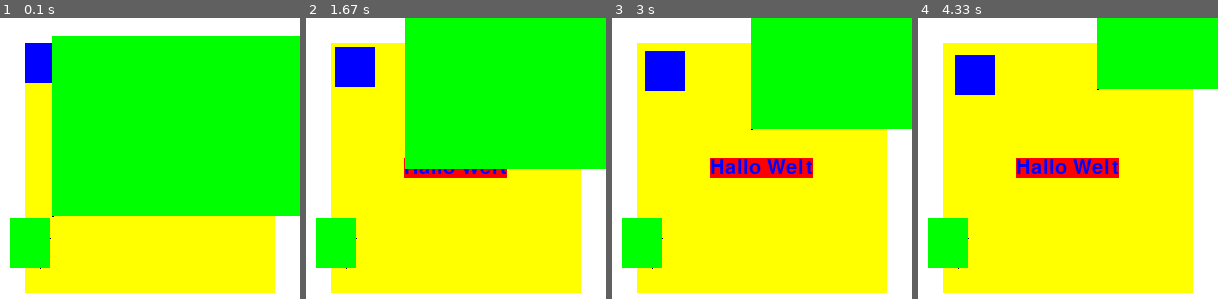
Above: before the commit, frames 1-4 (left to right).
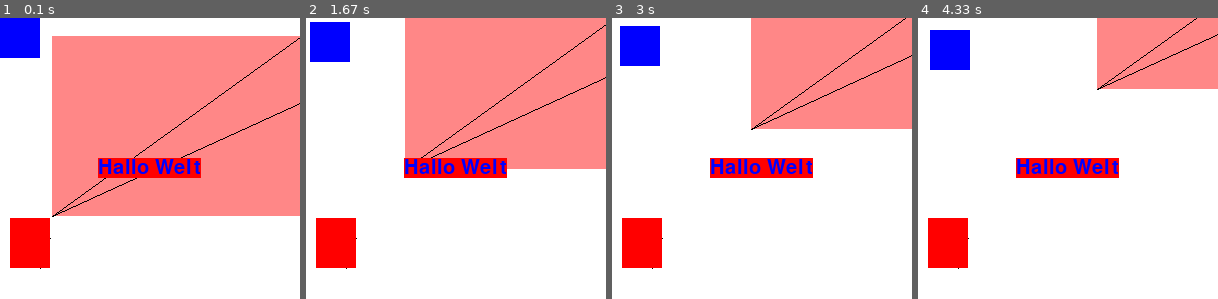
Above: after the commit, the same moments.

Repository: coderdojoka/py2cd
Game: pygame game, started from beispiele/beispiel_1.py
Same seed, same stepped clock (60 frames per second), same inputs: the game is played once before the commit and once after it.
Inputs:
- Up to frame 1 (0.1 s): no input
- Up to frame 2 (1.67 s): no input
- Up to frame 3 (3 s): no input
- Up to frame 4 (4.33 s): no input

The runs differ from the first frame. In frame 1, 84% of the frame differs, in the area x 0-100%, y 0-98%; in frame 2, 85%, in the area x 1-100%, y 0-98%; in frame 3, 81%; in frame 4, 78%.

Commit message:
Beispiele gefixxt und kommentiert

Diff:
--- a/beispiele/anim_test.py
+++ b/beispiele/anim_test.py
@@ -1,22 +1,23 @@
-# Hack
-import sys
-sys.path.append('..')
-
 __author__ = 'Mark Weinreuter'
 
+import os
+import sys
+
+# wir sind in beispiele
+os.chdir("../../")
+sys.path.append("py2cd")
+
 from py2cd.spiel import *
-
 from py2cd.anim import Animation
 
 
 def aktualiserungs_funktion(t):
     pass
 
-
 Spiel.init(400, 400, "Hallo Animation", aktualiserungs_funktion)
 HINTER_GRUND = (100, 50, 50)
 
-zf = Spiel.lese_zeichen_flaeche()
+zf = Spiel.gib_zeichen_flaeche()
 zf.farbe = HINTER_GRUND
 
 zeit = 1000 / 11
@@ -33,21 +34,27 @@
                       ('testimages/bolt_strike_0007.png', zeit),
                       ('testimages/bolt_strike_0008.png', zeit),
                       ('testimages/bolt_strike_0009.png', zeit),
-                      ('testimages/bolt_strike_0010.png', zeit)])
+                      ('testimages/bolt_strike_0010.png', zeit)], alpha=False)
 
 boltAnim.start()
 boltAnim.setze_wiederhole(True)
-boltAnim.setze_position(100, 50)
+boltAnim.setze_position(200, 250)
+boltAnim.abstand_oben = 0
+boltAnim.abstand_rechts = Spiel.breite - boltAnim.breite - 10
+boltAnim.zentriere_horizontal()
 zeit = 1000 / 6
 fireAnim = Animation([("testimages/flame_a_0001.png", zeit),
                       ("testimages/flame_a_0002.png", zeit),
                       ("testimages/flame_a_0003.png", zeit),
                       ("testimages/flame_a_0004.png", zeit),
                       ("testimages/flame_a_0005.png", zeit),
-                      ("testimages/flame_a_0006.png", zeit)])
+                      ("testimages/flame_a_0006.png", zeit)], False, False)
 fireAnim.start()
 fireAnim.setze_wiederhole(True)
 fireAnim.setze_position(200, 200)
+fireAnim.abstand_unten = 0
+fireAnim.abstand_links = 12
+fireAnim.zentriere_vertikal()
 
 Spiel.registriere_taste_gedrueckt(K_p, lambda a, b: boltAnim.pause())
 Spiel.registriere_taste_gedrueckt(K_s, lambda a, b: boltAnim.start())
--- a/beispiele/beispiel_1.py
+++ b/beispiele/beispiel_1.py
@@ -1,8 +1,11 @@
 __author__ = 'Mark Weinreuter'
 
-# Hack
+import os
 import sys
-sys.path.append('..')
+
+# wir sind in beispiele
+os.chdir("../../")
+sys.path.append("py2cd")
 
 from py2cd.poly import Linien, Polygon
 from py2cd.spiel import Spiel
@@ -13,35 +16,27 @@
 
 
 def aktualisiere(dt):
-    # t.aendere_position(0, 1)
-
-    print(p.x, p.x)
-    print(p.y, p.y)
-
     l.aendere_position(1, -1)
     p_box.aendere_position(1, -1)
     r.aendere_position(.1, .1)
 
-    # flaeche.aendere_position(1, .1)
-
 
 Spiel.init(300, 300, "Hallo Welt", aktualisiere)
-zf = Spiel.lese_zeichen_flaeche()
-flaeche = ZeichenFlaeche(0, 0, neue_pygame_flaeche(250, 250, False), zf, GELB)
+zf = Spiel.gib_zeichen_flaeche()
+flaeche = ZeichenFlaeche(0, 0, neue_pygame_flaeche(300, 300, True), zf, (0, 0, 0, 0))
 
 p = Polygon([(20, 200), (10, 240), (40, 250), (50, 220)], zf)
-l = Linien([(300, 20), (400, 40), (50, 200)],  zf, True)
+l = Linien([(300, 20), (400, 40), (50, 200)], zf, True)
 r = Rechteck(0, 0, 40, 40, zf, BLAU)
 
 schrift = Schrift(20)
 t = Text("Hallo Welt", 200, 0, schrift, zf, BLAU, ROT)
 
-p_box = Rechteck(p.x, p.y, p.breite, p.hoehe, zf,  GRUEN)
-p_box = Rechteck(l.x, l.y, l.breite, l.hoehe, zf, GRUEN)
-
+p_box = Rechteck(p.x, p.y, p.breite, p.hoehe, zf, ROT)
+p_box = Rechteck(l.x, l.y, l.breite, l.hoehe, zf, (255, 0, 0, 120))
 
 flaeche.zentriere()
-flaeche.fuege_hinzu(r)
+flaeche.fuege_hinzu(p_box)
 t.zentriere()
 
 Spiel.starten()
--- a/beispiele/py2cd_einfuehrung_01.py
+++ b/beispiele/py2cd_einfuehrung_01.py
@@ -1,16 +1,3 @@
-# Hack um py2cd im PythonPfad bekannt zu machen
-import sys
-from py2cd.linie import Linie
-from py2cd.poly import Polygon
-
-sys.path.append('..')
-
-from py2cd.spiel import Spiel
-from py2cd.farben import *
-from py2cd.text import Schrift, Text
-from py2cd.rechteck import Rechteck
-
-
 """
              ____         _
  _ __  _   _|___ \ ___ __| |
@@ -20,13 +7,32 @@
 |_|    |___/
 
 
-py2cd ist ein (hoffentlich) einfach zu verwendendes "2D-Framework".
+py2cd ist ein (hoffentlich) einfach zu verwendendes "2D-Framework" in Deutsch.
 
 Es können graphische Objekte, wie Rechtecke, Linien, Kreise, Polygone gezeichnet werden.
-Außerdem wird das Anzeigen von Bilder und Animationen, als schnelle Abfolge von Bilder angeboten.
+Außerdem wird das Anzeigen von Bilder und Animationen, als schnelle Abfolge von Bilder, angeboten.
 
 
 """
+
+
+# Hack um py2cd im PythonPfad bekannt zu machen
+import os
+import sys
+
+# wir sind in beispiele
+os.chdir("../../")
+sys.path.append("py2cd")
+
+
+from py2cd.linie import Linie
+from py2cd.poly import Polygon
+
+
+from py2cd.spiel import Spiel
+from py2cd.farben import *
+from py2cd.text import Schrift, Text
+from py2cd.rechteck import Rechteck
 
 
 # Der erste Schritt um ein Spiel zu starten ist immer, der Initialisierungsfunktion init()
@@ -35,19 +41,19 @@
 """
 
 # ein neues Rechteckt mit Position 270x200 und Größe 100x100 mit Farbe Gelb
-haus = Rechteck(270, 200, 100, 100, Spiel.lese_zeichen_flaeche(), GELB)
+haus = Rechteck(270, 200, 100, 100, Spiel.gib_zeichen_flaeche(), GELB)
 
 # ein Polygon mit den Ecken aus der Liste und der Farbe Rot
-dach = Polygon([(270, 200), (320, 160), (370, 200)], Spiel.lese_zeichen_flaeche(), ROT)
+dach = Polygon([(270, 200), (320, 160), (370, 200)], Spiel.gib_zeichen_flaeche(), ROT)
 
 # ein neues Rechteck mit Position 320x200 und Größe: 30x50 in grün
-tuer = Rechteck(320, 250, 30, 50, Spiel.lese_zeichen_flaeche(), GRUEN)
+tuer = Rechteck(320, 250, 30, 50, Spiel.gib_zeichen_flaeche(), GRUEN)
 
 # Eine Linie zwischen den gegeben Punkten in Rot und 2 Pixel dick
-boden = Linie((100, 300), (540, 300), Spiel.lese_zeichen_flaeche(), ROT, 2)
+boden = Linie((100, 300), (540, 300), Spiel.gib_zeichen_flaeche(), ROT, 2)
 
 # Text an der Stelle 0x0 mit einer Schrift in der Größe: 20
-text = Text("Hallo Welt", 0, 0, Schrift(20), Spiel.lese_zeichen_flaeche())
+text = Text("Hallo Welt", 0, 0, Schrift(20), Spiel.gib_zeichen_flaeche())
 
 # setzt die Position an die gegebene Stelle: oben mittig mit Abstand 10 pixel vom Rand
 text.setze_position((Spiel.breite - text.breite) / 2, Spiel.hoehe - text.hoehe - 10)
--- a/beispiele/py2cd_einfuehrung_02.py
+++ b/beispiele/py2cd_einfuehrung_02.py
@@ -1,34 +1,34 @@
-from py2cd.linie import Linie
-from py2cd.poly import Polygon, Linien
-from py2cd.rechteck import Rechteck
-from py2cd.spiel import Spiel
-from py2cd.farben import *
-from py2cd.text import Schrift, Text
-from py2cd.flaeche import *
-
 """
-             ____         _
- _ __  _   _|___ \ ___ __| |
+    ____         _
+_ __  _   _|___ \ ___ __| |
 | '_ \| | | | __) / __/ _` |
 | |_) | |_| |/ __/ (_| (_| |
 | .__/ \__, |_____\___\__,_|
 |_|    |___/
 
 
-py2cd ist ein (hoffentlich) einfach zu verwendendes "2D-Framework".
+py2cd ist ein (hoffentlich) einfach zu verwendendes "2D-Framework" in Deutsch.
 
 Es können graphische Objekte, wie Rechtecke, Linien, Kreise, Polygone gezeichnet werden.
-Außerdem wird das Anzeigen von Bilder und Animationen, als schnelle Abfolge von Bilder angeboten.
+Außerdem wird das Anzeigen von Bilder und Animationen, als schnelle Abfolge von Bilder, angeboten.
 
 
 """
+import os
+import sys
 
+# wir sind in beispiele
+os.chdir("../../")
+sys.path.append("py2cd")
+
+from py2cd.poly import Polygon
+from py2cd.rechteck import Rechteck
+from py2cd.spiel import Spiel
+from py2cd.farben import *
 
 # Der erste Schritt um ein Spiel zu starten ist immer, der Initialisierungsfunktion init()
 Spiel.init(640, 480, "Mein Spiel")
 # Erstellt ein neues Fenster mit der gegebenen Größe von 640x480 und dem Titel "Mein Spiel"
-
-
 
 Spiel.fps = 30  # Setzt die Neuzeichnungsrate auf 30mal pro Sekunde. (Diese Anweisung ist optional, da 30 der Standartwert ist)
 
@@ -44,16 +44,19 @@
 """
 
 
-
-def maus(evt):
+# Diese Funktion wird aufgerufen wenn die Maus bewegt wurde
+def maus_bewegt(evt):
     if reckt.punkt_in_rechteck(evt.pos):
         reckt.farbe = GRUEN
     else:
         reckt.farbe = GELB
 
+
 bewegung_x = 4
 bewegung_y = 4
 
+
+# Diese Funktion wird aufgerufen, wenn das Spiel aktualisiert wird
 def aktualisiere_spiel(delta):
     global bewegung_x, bewegung_y
 
@@ -69,19 +72,23 @@
     elif box.hoehe + box.y >= Spiel.hoehe:
         bewegung_y *= -1
 
-
     # bewege die Box
     box.aendere_position(bewegung_x, bewegung_y)
 
-reckt = Rechteck(270, 200, 100, 100, GELB)
+# Die Hauptzeichenfläche des Spiel, diese muss beim Erstellen von Objekten, wie z.B. Rechtecken übergeben werden
+flaeche = Spiel.gib_zeichen_flaeche()
 
-dreieck = Polygon([(270, 300), (320, 340), (370, 300)], ROT)
+reckt = Rechteck(270, 200, 100, 100, flaeche, GELB)
 
-box = Rechteck(10,10, 50, 50, GRUEN)
+dreieck = Polygon([(270, 300), (320, 340), (370, 300)], flaeche, ROT)
 
-Spiel.registriere_maus_bewegt(maus) # Funktion die aufgerufen wird, wenn die Maus bewegt wurde
+box = Rechteck(10, 10, 50, 50, flaeche, GRUEN)
 
-Spiel.setze_aktualisierung(aktualisiere_spiel) # Funktion die aufgerufen wird, wenn das Spiel aktualsiert wird (fps mal)
+# Funktion die aufgerufen wird, wenn die Maus bewegt wurde
+Spiel.registriere_maus_bewegt(maus_bewegt)
+
+# Funktion die aufgerufen wird, wenn das Spiel aktualisiert wird (fps mal)
+Spiel.setze_aktualisierung(aktualisiere_spiel)
 
 Spiel.starten()
 """
--- a/py2cd/__init__.py
+++ b/py2cd/__init__.py
@@ -1 +1,2 @@
 import py2cd.spiel
+import py2cd.objekte
--- a/py2cd/anim.py
+++ b/py2cd/anim.py
@@ -13,21 +13,27 @@
 
 class Animation(ZeichenbaresObjekt):
     """
-    Zeigt einen Animation an, indem eine Liste von Bildern(ZeichenFlaechen) in angegeben Zeitabschnitten durchgewechselt werden.
+    Zeigt einen Animation an, indem eine Liste von Bildern(ZeichenFlaechen) in angegeben Zeitabschnitten
+    durch gewechselt werden.
     """
 
-    def __init__(self, flaechen, alpha=True):
+    def __init__(self, flaechen_und_zeiten, wiederhole=False, alpha=True):
         """
-
-        :param flaechen:
-        :type flaechen:list[(str|ZeichenFlaeche, int)]
+        Erstellt einen neue Instanz aus den Flächen.
+        :param flaechen_und_zeiten:
+        :type flaechen_und_zeiten:list[(str|ZeichenFlaeche, int)]
+        :param wiederhole:
+        :type wiederhole: bool
         :param alpha:
         :type alpha:bool
         :return:
         :rtype:
         """
 
-        self._wiederhole_animation = False
+        self._wiederhole_animation = wiederhole
+        """
+        Gibt an ob die Animation wiederholt wird oder nicht
+        """
         self._flaechen_zeiten = []
         """
         :type: list[(ZeichenFlaeche, int)]
@@ -43,7 +49,7 @@
         breite = 0
         hoehe = 0
 
-        for zf in flaechen:
+        for zf in flaechen_und_zeiten:
 
             flaeche = zf[0]
 
--- a/py2cd/box.py
+++ b/py2cd/box.py
@@ -1,7 +1,7 @@
 __author__ = 'Mark Weinreuter'
 
 
-def berechne_groesse(punkte):
+def berechne_groesse2(punkte):
     x = punkte[0][0]
     y = punkte[0][1]
     breite = punkte[0][0]
--- a/py2cd/flaeche.py
+++ b/py2cd/flaeche.py
@@ -32,7 +32,7 @@
     Eine Fläche auf der gezeichnet werden kann. Es können z.B. Rechtecke oder Bilder gezeichnet werden.
     """
 
-    def __init__(self, x, y, pygame_flaeche, eltern_flaeche, farbe=None):
+    def __init__(self, x, y, pygame_flaeche, eltern_flaeche, farbe=(0, 0, 0, 0)):
         """
         Eine neue Zeichenfläche
         :param x:
--- a/py2cd/objekte.py
+++ b/py2cd/objekte.py
@@ -18,7 +18,7 @@
         :param hoehe:
         :type hoehe: float
         :param farbe:
-        :type farbe:tuple[int]
+        :type farbe:tuple[int]|None
         :param eltern_flaeche:
         :type eltern_flaeche: py2cd.flaeche.ZeichenFlaeche
         :return:
@@ -91,15 +91,47 @@
         return self.__y
 
     @property
-    def abstand_oben(self, oben):
-        return self._eltern_flaeche.hoehe - oben
+    def abstand_oben(self):
+        return self.__y
 
     @abstand_oben.setter
     def abstand_oben(self, oben):
-        self.__y = self._eltern_flaeche.hoehe - oben
+        self.__y = oben
+        self.position_geaendert()
+
+    @property
+    def abstand_unten(self):
+        return self._eltern_flaeche.hoehe - (self.__y + self.hoehe)
+
+    @abstand_unten.setter
+    def abstand_unten(self, unten):
+        self.__y = self._eltern_flaeche.hoehe - (unten + self.hoehe)
+        self.position_geaendert()
+
+    @property
+    def abstand_rechts(self):
+        return self._eltern_flaeche.breite - (self.__x + self.breite)
+
+    @abstand_rechts.setter
+    def abstand_rechts(self, rechts):
+        self.__x = self._eltern_flaeche.breite - (rechts + self.breite)
+        self.position_geaendert()
+
+    @property
+    def abstand_links(self):
+        return self.__y
+
+    @abstand_links.setter
+    def abstand_links(self, links):
+        self.__x = links
         self.position_geaendert()
 
     def position(self):
+        """
+        Gibt die aktuelle Position als Tupel zurück.
+        :return:
+        :rtype: tuple[float]
+        """
         return self.__x, self.__y
 
     def render(self, pyg_zeichen_flaeche):
@@ -135,12 +167,10 @@
         self.__y += y
         self.position_geaendert()
 
-
     def setze_position(self, x=0, y=0):
         self.__x = x
         self.__y = y
         self.position_geaendert()
-
 
     def zentriere(self):
         d_breite = self._eltern_flaeche.breite - self.breite
@@ -149,6 +179,16 @@
         self.__y = d_hoehe / 2
         self.position_geaendert()
 
+    def zentriere_vertikal(self):
+        d_hoehe = self._eltern_flaeche.hoehe - self.hoehe
+        self.__y = d_hoehe / 2
+        self.position_geaendert()
+
+    def zentriere_horizontal(self):
+        d_breite = self._eltern_flaeche.breite - self.breite
+        self.__x = d_breite / 2
+        self.position_geaendert()
+
     def lese_welt_position(self):
         x = self.x
         y = self.y
@@ -162,7 +202,6 @@
 
         return x, y
 
-
     def punkt_in_rechteck(self, punkt):
         """
         Überprüft, ob der Punkt im umgebenden Rechteckt liegt.
--- a/py2cd/spiel.py
+++ b/py2cd/spiel.py
@@ -81,6 +81,7 @@
         """
 
         # Versions Info
+        print("Python: ", sys.version)
         print("Pygame: ", pygame.version.ver)
 
         # Initialisiert pygame
@@ -233,7 +234,7 @@
         Spiel._maus_taste_gedrueckt = funktion
 
     @staticmethod
-    def lese_zeichen_flaeche():
+    def gib_zeichen_flaeche():
         """
         Gibt die Hauptzeichenfläche des Spiels zurück. Darauf kann (muss) gezeichnet werden.
         :return:
